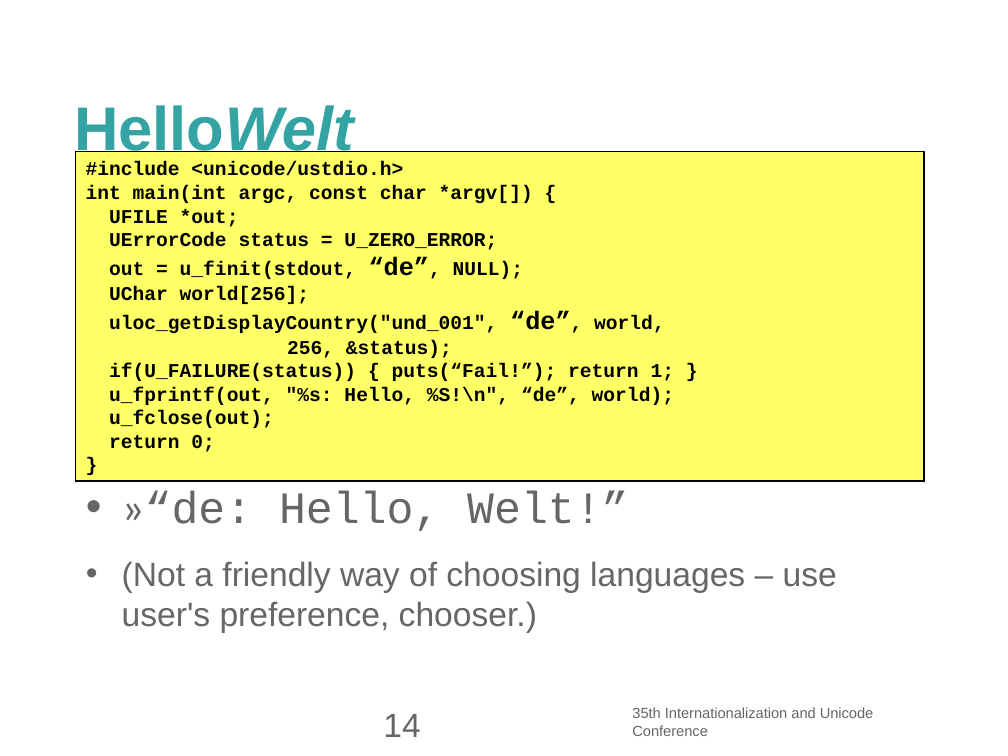
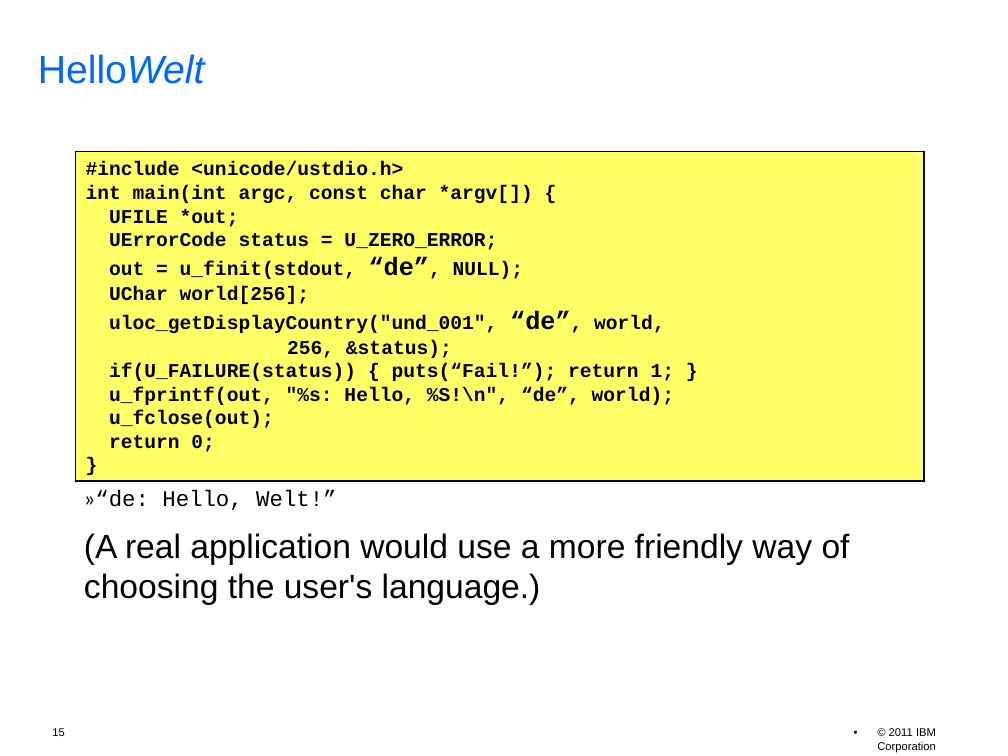
Before and after one commit to unicode-org/icu-docs, a slide deck: slide 15 of docs/pres/icu_workshop.odp (slide 14 before the commit). Drawn at 1008x756 pixels with LibreOffice and Linux fonts; fonts in the diff are those of the drawing; background and template pictures are left out. Boxes give left, top, right and bottom in pixels: in the first picture for what was removed or moved away, otherwise in the second. Text is boxed around its words. In the diff, an @@ line names an element or a change of style, - is before the commit and + after.

```diff
--- a/docs/pres/icu_workshop.odp
+++ b/docs/pres/icu_workshop.odp
@@ title "HelloWelt": place and size @@
-title "HelloWelt" at (74, 101, 354, 162)
+title "HelloWelt" at (38, 54, 205, 84)
@@ title "HelloWelt" at (38, 54, 205, 84): size 44 to 28 pt, text colour #33A3A3 to #0066FF, bold off; line spacing 1 to 0.9; vertical alignment middle to top @@
@@ text at (84, 489, 336, 510): size 32 to 16 pt, text colour #666666 to #000000 in "»“de: Hello, Welt!”"; bullet • to none; less space between paragraphs @@
@@ text at (84, 533, 850, 605): text changed; text colour #666666 to #000000 @@
-• (Not a friendly way of choosing languages – use user's preference, chooser.)
+(A real application would use a more friendly way of choosing the user's language.)
@@ page number removed at (383, 714, 420, 737) @@
-14
@@ text removed at (632, 707, 874, 736) @@
-35th Internationalization and Unicode Conference
@@ page number added at (52, 728, 64, 736), 8 pt, text #000000 @@
+15
@@ text added at (877, 728, 936, 752), 8 pt, text #000000 @@
+• © 2011 IBM Corporation
```
Also in this commit, not shown: 58 other slides changed, 3 slides added, 1 slide removed, 3 other files.
